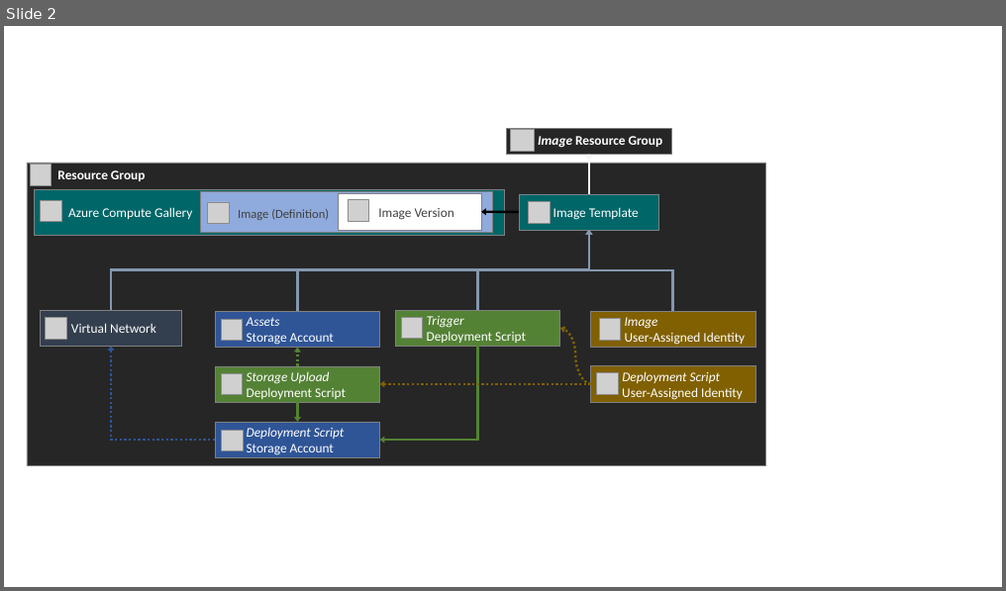
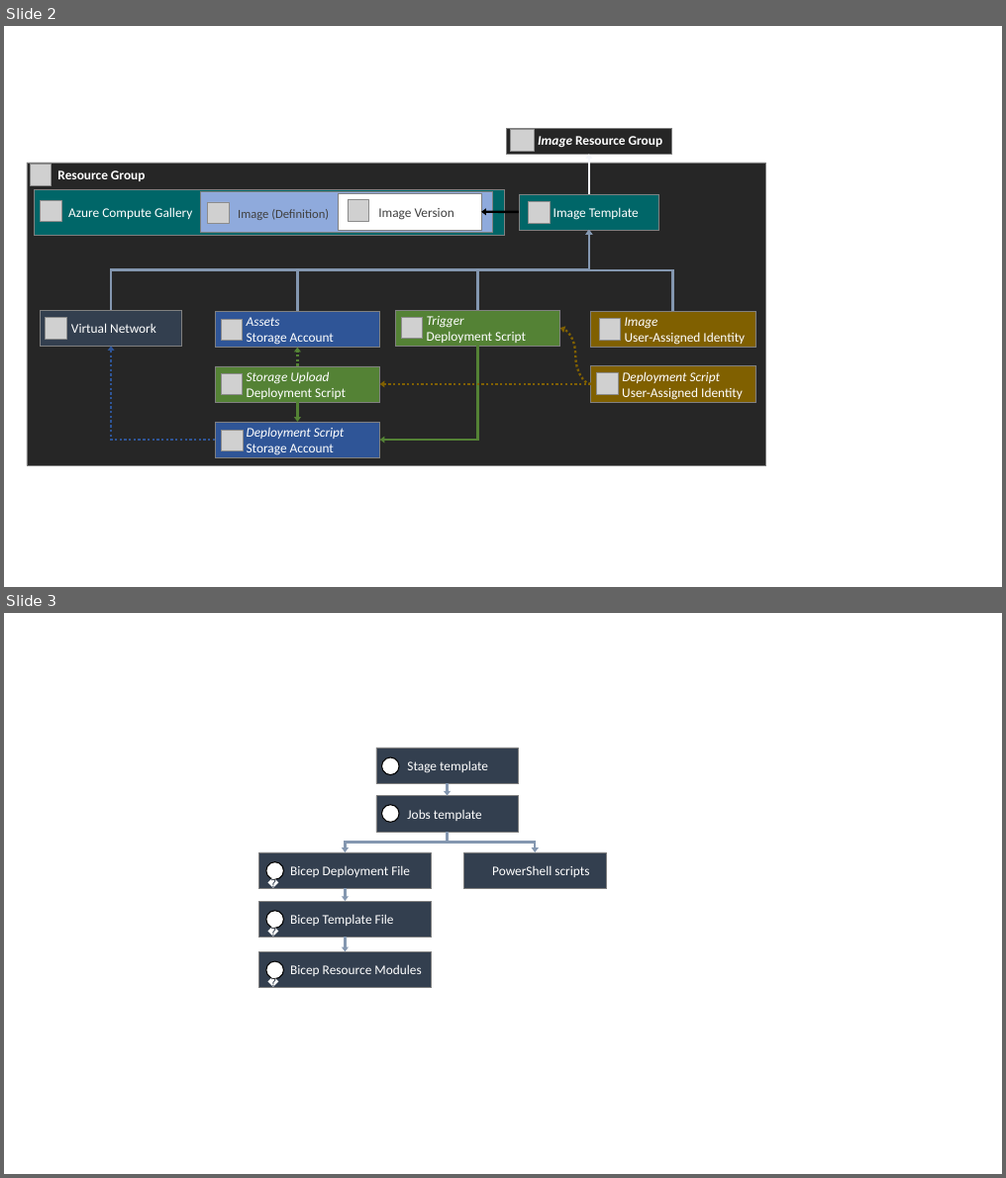
Before and after one commit to Azure/DevOps-Self-Hosted, a slide deck: docs/wiki/media/src/DevOps Self-Hosted Diagrams.pptx. Shown one above the other, each under a label of ours: slide 2 before the commit, slides 2 and 3 after it. The pictures are 1006x591 and 1006x1178 pixels, drawn with LibreOffice and Linux fonts; fonts in the diff are those of the drawing; grey boxes stand for pictures; background and template pictures are left out. Boxes give left, top, right and bottom in pixels: in the first picture for what was removed or moved away, otherwise in the second. Text is boxed around its words. In the diff, an @@ line names an element or a change of style, - is before the commit and + after.

```diff
--- a/docs/wiki/media/src/DevOps Self-Hosted Diagrams.pptx
+++ b/docs/wiki/media/src/DevOps Self-Hosted Diagrams.pptx
@@ slide 3 added at (4,613,1002,1174), background #FFFFFF @@
@@ rectangle added at (376,748,518,783), fill #333F50, outline #808080 0.5 pt, 12.7 pt, text #FFFFFF @@
+Stage template
@@ ellipse added at (382,758,399,774), fill #FFFFFF, outline #000000 1 pt @@
@@ arrow added from (448, 783) to (448, 796), #8497B0 2.25 pt @@
@@ rectangle added at (376,796,518,832), fill #333F50, outline #808080 0.5 pt, 12.7 pt, text #FFFFFF @@
+Jobs template
@@ ellipse added at (382,805,399,822), fill #FFFFFF, outline #000000 1 pt @@
@@ elbow arrow added from (448, 832) to (346, 853), #8497B0 2.25 pt @@
@@ elbow arrow added from (448, 832) to (535, 853), #8497B0 2.25 pt @@
@@ rectangle added at (259,853,432,888), fill #333F50, outline #808080 0.5 pt, 12.7 pt, text #FFFFFF @@
+Bicep Deployment File
@@ text added at (260,861,285,881), 10.5 pt, text #FFFFFF @@
+💪
@@ ellipse added at (266,862,283,879), fill #FFFFFF, outline #000000 1 pt @@
@@ rectangle added at (464,853,606,888), fill #333F50, outline #808080 0.5 pt, 12.7 pt, text #FFFFFF @@
+PowerShell scripts
@@ rectangle added at (259,901,432,937), fill #333F50, outline #808080 0.5 pt, 12.7 pt, text #FFFFFF @@
+Bicep Template File
@@ text added at (260,909,285,931), 10.5 pt, text #FFFFFF @@
+💪
@@ arrow added from (346, 888) to (346, 901), #8497B0 2.25 pt @@
@@ ellipse added at (266,911,283,928), fill #FFFFFF, outline #000000 1 pt @@
@@ arrow added from (346, 937) to (346, 953), #8497B0 2.25 pt @@
@@ rectangle added at (259,953,432,988), fill #333F50, outline #808080 0.5 pt, 12.7 pt, text #FFFFFF @@
+Bicep Resource Modules
@@ text added at (260,959,285,980), 10.5 pt, text #FFFFFF @@
+💪
@@ ellipse added at (266,961,283,979), fill #FFFFFF, outline #000000 1 pt @@
```
Also in this commit, not shown: 5 other files.
